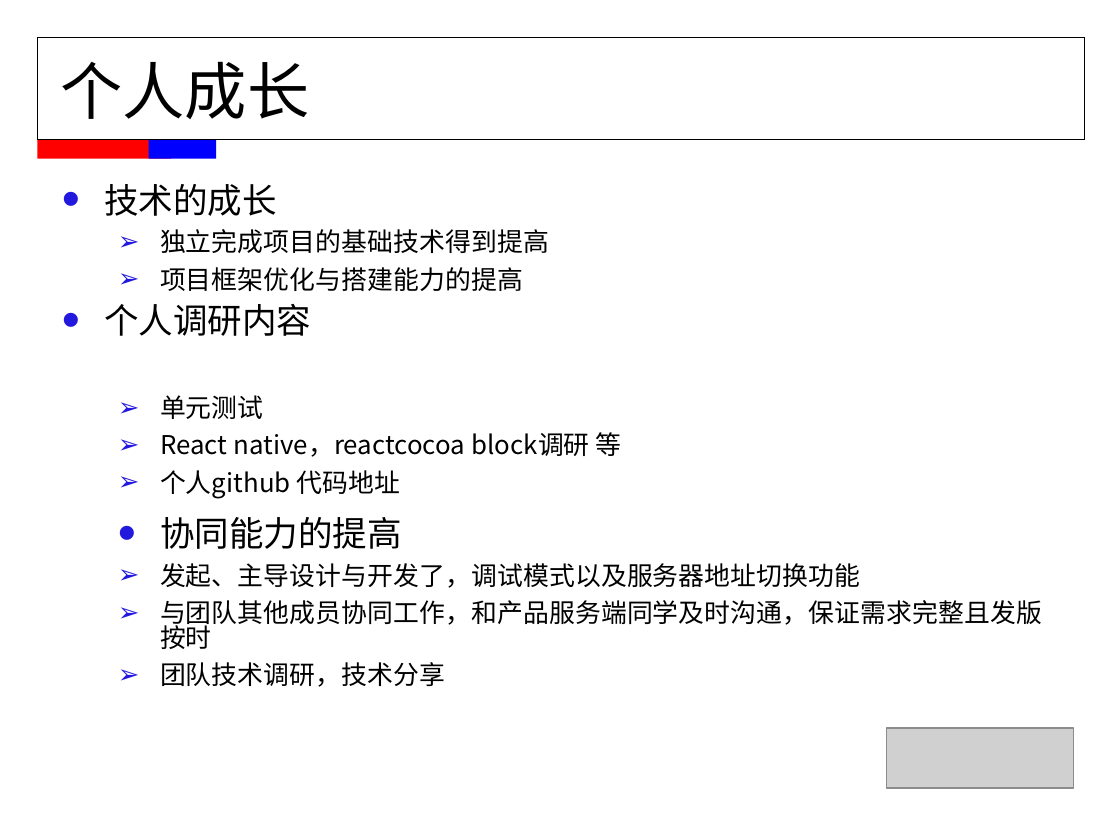
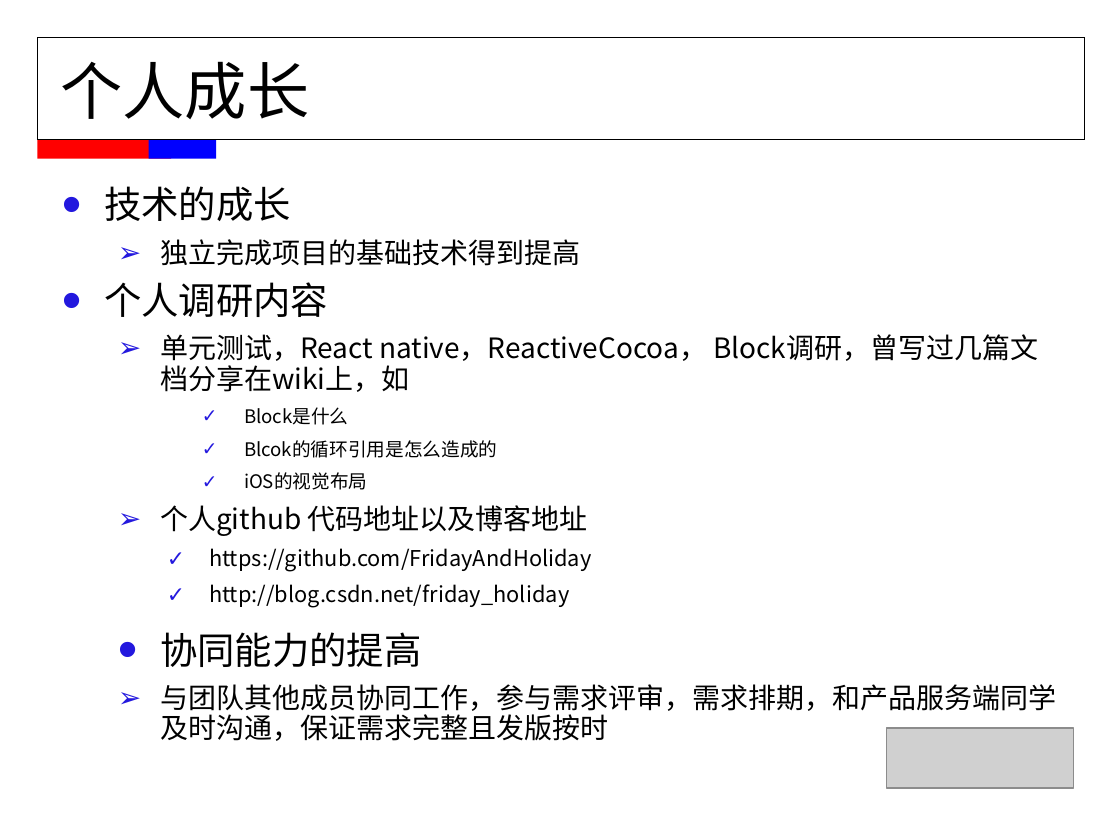
Before and after one commit to FridayAndHoliday/ElenaCodeManager, a slide deck: slide 12 of document/MMS职称评定-董伟平.ppt (slide 10 before the commit). Drawn at 1120x840 pixels with LibreOffice and Linux fonts; fonts in the diff are those of the drawing; grey boxes stand for pictures. Boxes give left, top, right and bottom in pixels: in the first picture for what was removed or moved away, otherwise in the second. Text is boxed around its words. In the diff, an @@ line names an element or a change of style, - is before the commit and + after.

```diff
--- a/document/MMS职称评定-董伟平.ppt
+++ b/document/MMS职称评定-董伟平.ppt
@@ text at [104,186,580,667]: size 22.2 to 24 pt in "技术的成长", "个人调研内容", "协同能力的提高"; size 16.6 to 18 pt in "独立完成项目的基础技术得到提高"; line spacing 0.8 to 0.9; line spacing 1.05 to 1.15 @@
@@ text at [160,267,523,291]: paragraph removed @@
-  ➢ 项目框架优化与搭建能力的提高
@@ text at [160,334,1038,608]: text changed; size 16.6 to 18 pt @@
-  ➢ 单元测试
-  ➢ React native，reactcocoa block调研 等
-  ➢ 个人github 代码地址
+  ➢ 单元测试，React native，ReactiveCocoa， Block调研，曾写过几篇文档分享在wiki上，如
+      ✓ Block是什么
+      ✓ Blcok的循环引用是怎么造成的
+      ✓ iOS的视觉布局
+  ➢ 个人github 代码地址以及博客地址
+    ✓ https://github.com/FridayAndHoliday
+    ✓ http://blog.csdn.net/friday_holiday
@@ text at [160,684,1056,741]: text changed; size 16.6 to 18 pt @@
-  ➢ 发起、主导设计与开发了，调试模式以及服务器地址切换功能
-  ➢ 与团队其他成员协同工作，和产品服务端同学及时沟通，保证需求完整且发版按时
-  ➢ 团队技术调研，技术分享
+  ➢ 与团队其他成员协同工作，参与需求评审，需求排期，和产品服务端同学及时沟通，保证需求完整且发版按时
```
Also in this commit, not shown: 2 other slides changed, 2 slides added, 1 slide removed.
